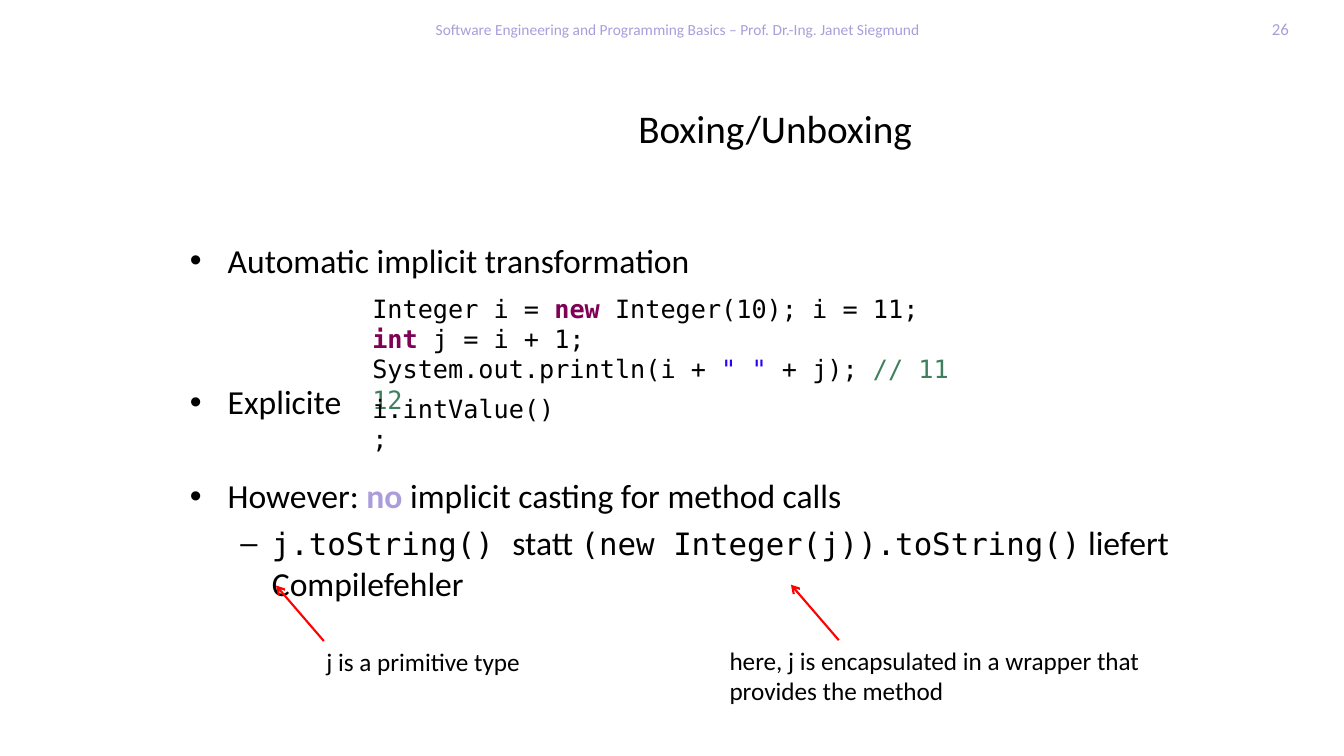
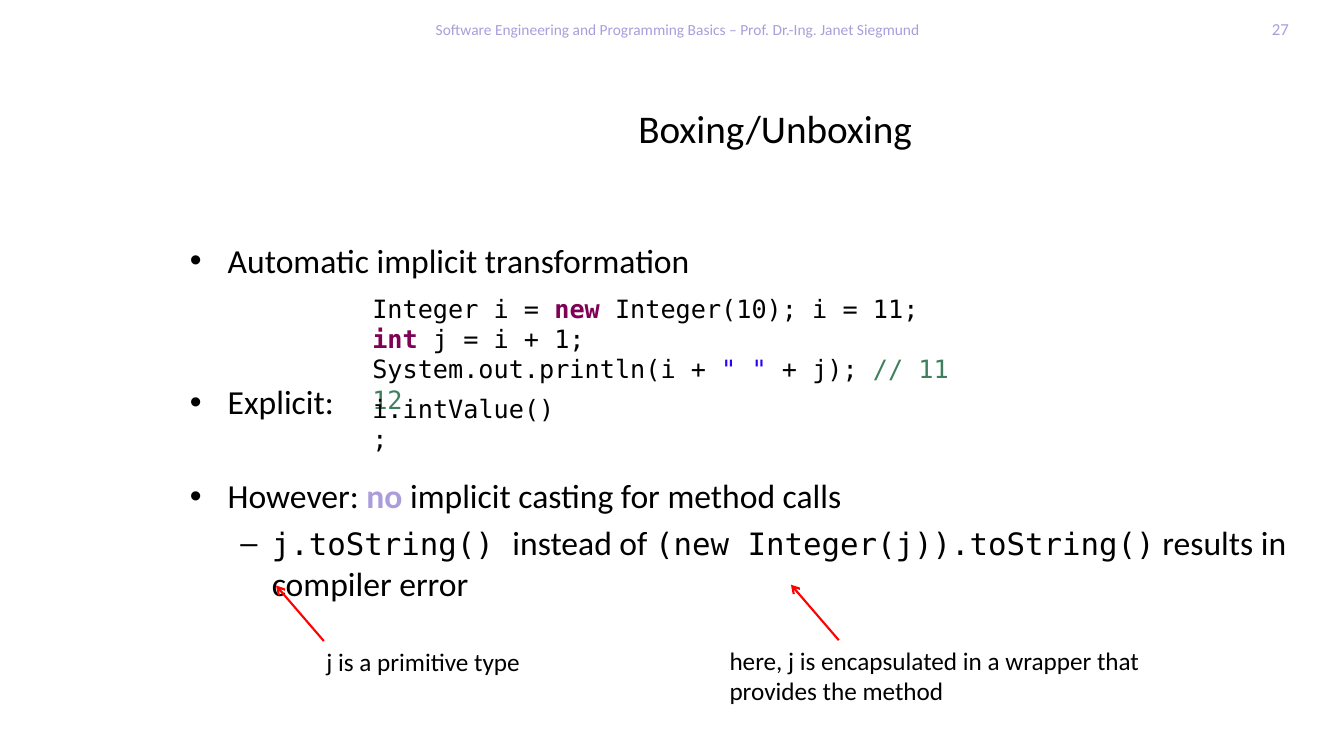
Before and after one commit to feigensp/lehre, a slide deck: slide 27 of se_prog/slides/09_Polymorphism.pptx (slide 26 before the commit). Drawn at 1344x756 pixels with LibreOffice and Linux fonts; fonts in the diff are those of the drawing; background and template pictures are left out. Boxes give left, top, right and bottom in pixels: in the first picture for what was removed or moved away, otherwise in the second. Text is boxed around its words. In the diff, an @@ line names an element or a change of style, - is before the commit and + after.

```diff
--- a/se_prog/slides/09_Polymorphism.pptx
+++ b/se_prog/slides/09_Polymorphism.pptx
@@ page number at [1272,24,1289,35]: text changed @@
-26
+27
@@ text at [228,390,334,420]: text changed @@
-• Explicite
+• Explicit:
@@ text at [272,531,1286,604]: text changed @@
-  – j.toString() statt (new Integer(j)).toString() liefert Compilefehler
+  – j.toString() instead of (new Integer(j)).toString() results in compiler error
```
Also in this commit, not shown: 15 other slides changed, 1 slide added, 3 other files.
